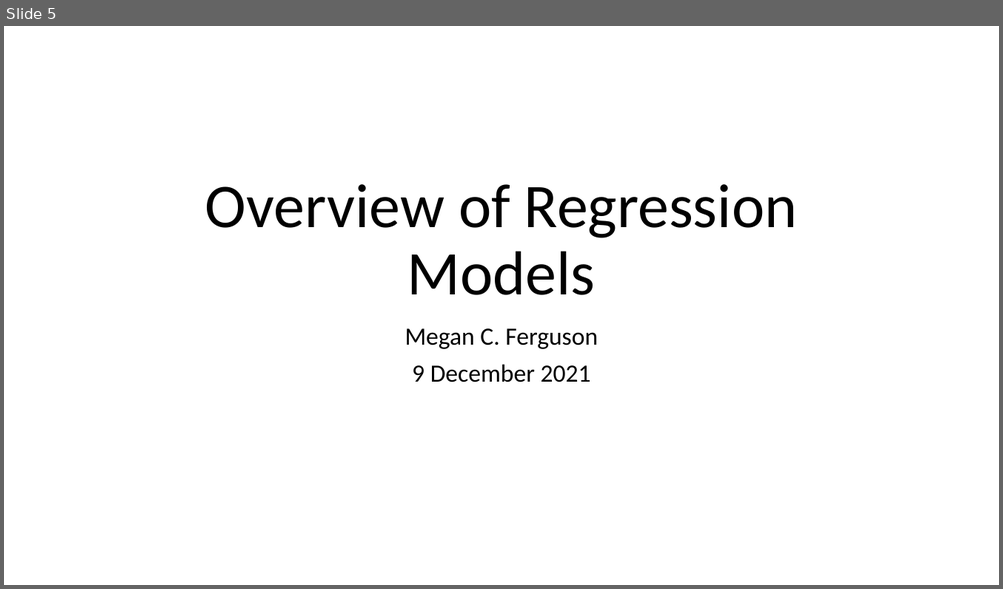
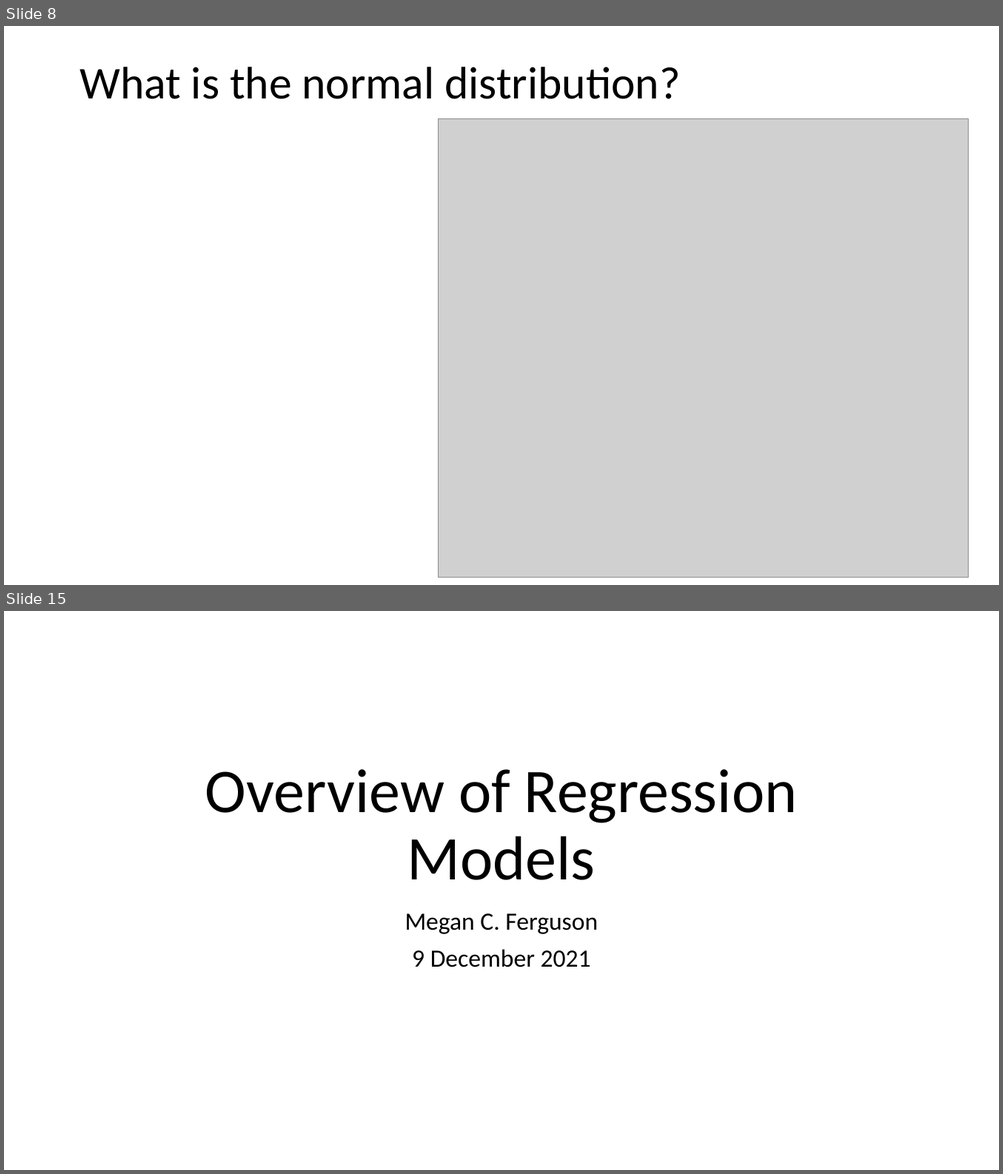
Before and after one commit to ELaBrecque-MMC/RegressionModelOverview, a slide deck: Notes/RegressionModelOverview.pptx. Shown one above the other, each under a label of ours: slide 5 before the commit, slides 8 and 15 after it; the slides between them are not shown. The pictures are 1003x589 and 1003x1174 pixels, drawn with LibreOffice and Linux fonts; fonts in the diff are those of the drawing; grey boxes stand for pictures. Boxes give left, top, right and bottom in pixels: in the first picture for what was removed or moved away, otherwise in the second. Text is boxed around its words. In the diff, an @@ line names an element or a change of style, - is before the commit and + after.

```diff
--- a/Notes/RegressionModelOverview.pptx
+++ b/Notes/RegressionModelOverview.pptx
@@ slide 8 added at box(4, 26, 999, 585), background #FFFFFF @@
@@ title added at box(79, 67, 680, 99), 44 pt, text #000000 @@
+What is the normal distribution?
@@ picture added at box(438, 118, 968, 577) @@
@@ what was slide 5 is now slide 15 @@
```
Also in this commit, not shown: 5 slides changed, 10 other slides added, 3 other files.
